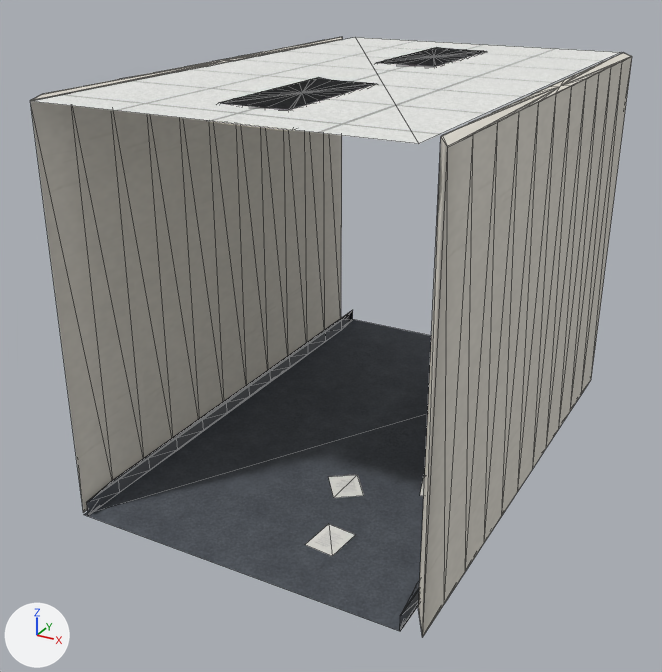
Before and after pictures for a commit that changed the glTF model build/environment/hallway_straight.glb.
Before and after are seen from a 50 mm lens placed at (2.85, -5.83, 3.67), pointed at (-0.17, -0.33, 0.92). Every picture has the same lights, and +X, +Y and +Z are marked at lower left. The picture after the commit comes second. Mesh edges are drawn as thin lines. Where no turn or scale is listed for an object, it has been applied to the vertices. Vertices at exactly the same position are counted once.

The older version as bpy lines, for what is in view:
```python
me_hallway_straight_mesh = bpy.data.meshes.new('Hallway_Straight_mesh')
me_hallway_straight_mesh.from_pydata(...)  # 412 vertices, 778 faces; spans x -1.33..1.33, y -2.0..2.0, z 0.0..2.8
# faces by material slot: [2, 384, 384, 2, 6]
me_hallway_straight_mesh.materials.append(mat_floor_carpet)  # picture img_env_carpet
me_hallway_straight_mesh.materials.append(mat_wall_paint)  # picture img_env_wall
me_hallway_straight_mesh.materials.append(mat_wall_base)  # dark grey #4a4e55
me_hallway_straight_mesh.materials.append(mat_ceiling_tile)  # picture img_env_ceiling
me_hallway_straight_mesh.materials.append(mat_paper_loose)  # picture img_env_paper
me_troffer_mesh_001 = bpy.data.meshes.new('Troffer_mesh.001')
me_troffer_mesh_001.from_pydata(...)  # 102 vertices, 194 faces; spans x -0.28..0.28, y -0.59..0.61, z 2.7..2.8
# faces by material slot: [192, 2]
me_troffer_mesh_001.materials.append(mat_metal_painted)  # picture img_env_metal
me_troffer_mesh_001.materials.append(mat_light_fluorescent)  # pale yellow #fff6e2, glowing pale yellow #fff6e2
ob_hallway_straight = bpy.data.objects.new('Hallway_Straight', me_hallway_straight_mesh)
ob_hallway_straight.location = (0.0, 0.0, 0.0)
ob_troffer_001 = bpy.data.objects.new('Troffer.001', me_troffer_mesh_001)
ob_troffer_001.location = (0.0, -1.0, 0.0)
```
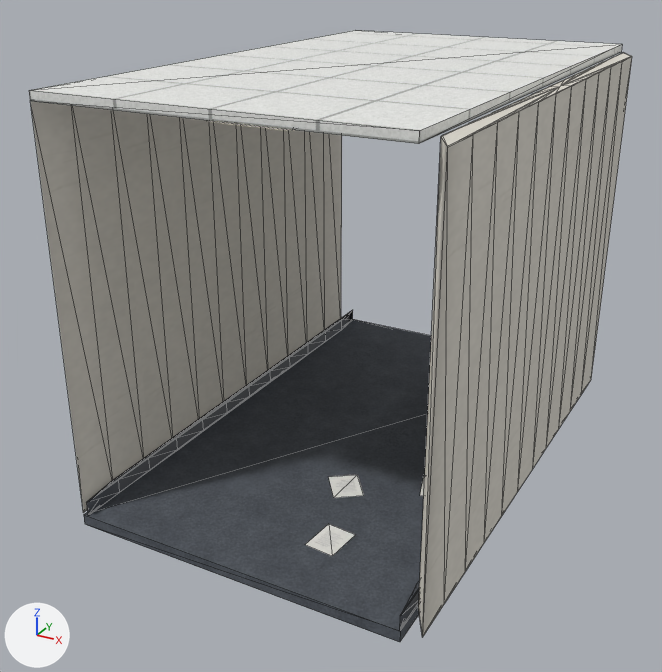
What differs and where, as boxes (x1, y1, x2, y2) in the pictures (662 x 672 px):
'Hallway_Straight', reshaped
    before: (30, 37, 632, 637)
    after: (29, 30, 632, 642)
part 1 of me_hallway_straight_mesh, added
    after: (84, 515, 419, 642)
part 2 of me_hallway_straight_mesh, added
    after: (29, 30, 622, 144)
'Troffer.001', unchanged, covered by the edit
    before: (208, 77, 375, 131)
    after: (208, 121, 292, 131)

What changed in the scene script:
```text
Change me_hallway_straight_mesh:
    used by ob_hallway_straight; location = (0.0, 0.0, 0.0)
    remove me_hallway_straight_mesh.from_pydata(...)  # 412 vertices, 778 faces; spans x -1.33..1.33, y -2.0..2.0, z 0.0..2.8
    add me_hallway_straight_mesh.from_pydata(...)  # 420 vertices, 798 faces; spans x -1.33..1.33, y -2.0..2.0, z -0.08..2.86
    me_hallway_straight_mesh part 1
    4 vertices are added at (-1.2, 2.0, -0.08), (1.2, 2.0, -0.08), (1.2, -2.0, -0.08), (-1.2, -2.0, -0.08)
    10 new faces join them, mat_floor_carpet (picture img_env_carpet)
    me_hallway_straight_mesh part 2
    4 vertices are added at (-1.2, -2.0, 2.86), (1.2, -2.0, 2.86), (1.2, 2.0, 2.86), (-1.2, 2.0, 2.86)
    10 new faces join them, mat_ceiling_tile (picture img_env_ceiling)
```
